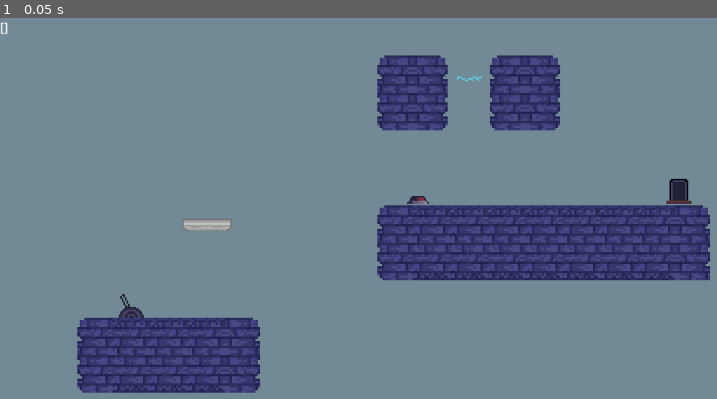
Above: before the commit, frame 1.
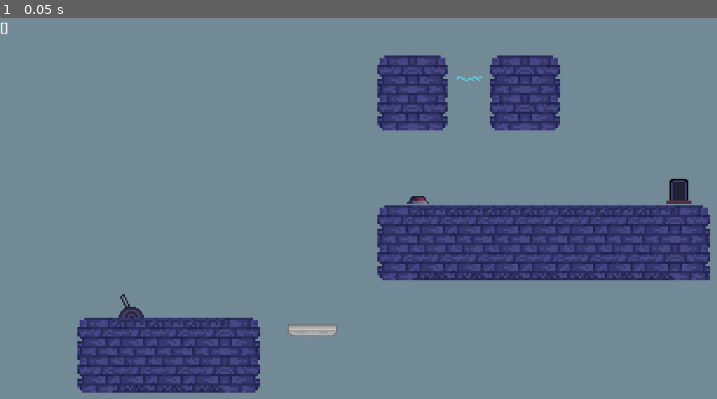
Above: after the commit, the same moment.

Repository: bsimovic93/CO-OP-2D-Project
Game: Godot game, scene res://scenes/main.tscn
The game is run twice, just before and just after one commit, with the same random seed, the same clock (stepped at 60 frames per second) and the same inputs.
Inputs:
- Up to frame 1 (0.05 s): no input

The runs differ from the first frame. In frame 1, 0.4% of the frame differs, in the area x 25-48%, y 52-84%.

Commit message:
Fix: implement dynamic platform move

Diff:
--- a/project.godot
+++ b/project.godot
@@ -38,6 +38,7 @@
 interact={
 "deadzone": 0.5,
 "events": [Object(InputEventKey,"resource_local_to_scene":false,"resource_name":"","device":-1,"window_id":0,"alt_pressed":false,"shift_pressed":false,"ctrl_pressed":false,"meta_pressed":false,"pressed":false,"keycode":0,"physical_keycode":69,"key_label":0,"unicode":101,"echo":false,"script":null)
+, Object(InputEventJoypadButton,"resource_local_to_scene":false,"resource_name":"","device":-1,"button_index":2,"pressure":0.0,"pressed":false,"script":null)
 ]
 }
 reset={
@@ -50,6 +51,12 @@
 "events": [Object(InputEventJoypadMotion,"resource_local_to_scene":false,"resource_name":"","device":-1,"axis":0,"axis_value":-1.0,"script":null)
 ]
 }
+action_jump={
+"deadzone": 0.5,
+"events": [Object(InputEventKey,"resource_local_to_scene":false,"resource_name":"","device":-1,"window_id":0,"alt_pressed":false,"shift_pressed":false,"ctrl_pressed":false,"meta_pressed":false,"pressed":false,"keycode":0,"physical_keycode":32,"key_label":0,"unicode":32,"echo":false,"script":null)
+, Object(InputEventJoypadButton,"resource_local_to_scene":false,"resource_name":"","device":-1,"button_index":0,"pressure":0.0,"pressed":false,"script":null)
+]
+}
 
 [rendering]
 
--- /dev/null
+++ b/scenes/moving_platform.gd
@@ -0,0 +1,31 @@
+extends AnimatableBody2D
+
+enum PlatformDirection  {LEFT, RIGHT, UP, DOWN}
+
+@export var platform_direction: PlatformDirection
+@export var travel_distance: int
+@onready var animation_player = $AnimationPlayer;
+
+# Called when the node enters the scene tree for the first time.
+func _ready():
+	var track = animation_player.get_animation('move_up').find_track('.:position', 0);
+	var end_position_x = global_position.x;
+	var end_position_y = global_position.y;
+	match platform_direction:
+		PlatformDirection.LEFT:
+			end_position_x -= travel_distance
+		PlatformDirection.RIGHT:
+			end_position_x += travel_distance
+		PlatformDirection.UP:
+			end_position_y -= travel_distance;
+		PlatformDirection.DOWN:
+			end_position_y += travel_distance;
+	animation_player.get_animation('move_up').track_set_key_value(track, 0, Vector2(global_position.x, global_position.y))
+	animation_player.get_animation('move_up').track_set_key_value(track, 1, Vector2(end_position_x, end_position_y))
+	print(track)
+	pass # Replace with function body.
+
+
+# Called every frame. 'delta' is the elapsed time since the previous frame.
+func _process(delta):
+	pass
--- a/scenes/moving_platform.tscn
+++ b/scenes/moving_platform.tscn
@@ -1,6 +1,7 @@
-[gd_scene load_steps=6 format=3 uid="uid://bdc2lgjopapjf"]
+[gd_scene load_steps=7 format=3 uid="uid://bdc2lgjopapjf"]
 
 [ext_resource type="Texture2D" uid="uid://qhco2or4igq6" path="res://sprites/Sprite-Plat.png" id="1_4pjiw"]
+[ext_resource type="Script" path="res://scenes/moving_platform.gd" id="1_ox7f2"]
 
 [sub_resource type="RectangleShape2D" id="RectangleShape2D_b45mj"]
 size = Vector2(64, 16)
@@ -34,6 +35,9 @@
 
 [node name="MovingPlatform" type="AnimatableBody2D"]
 position = Vector2(265, 265)
+script = ExtResource("1_ox7f2")
+platform_direction = 2
+travel_distance = 200
 
 [node name="Sprite2D" type="Sprite2D" parent="."]
 scale = Vector2(2, 2)
--- a/scenes/player.gd
+++ b/scenes/player.gd
@@ -21,13 +21,13 @@
 			velocity.y += gravity * delta
 
 		# Handle Jump.
-		if Input.is_action_just_pressed("ui_accept") and is_on_floor() and InteractionManager.can_move :
+		if Input.is_action_just_pressed("action_jump") and is_on_floor() and InteractionManager.can_move and InteractionManager.is_focused:
 			velocity.y = JUMP_VELOCITY
 
 		# Get the input direction and handle the movement/deceleration.
 		# As good practice, you should replace UI actions with custom gameplay actions.
 		var direction = Input.get_axis("ui_left", "ui_right")
-		if direction and InteractionManager.can_move:
+		if direction and InteractionManager.can_move and InteractionManager.is_focused:
 			velocity.x = direction * SPEED
 		else:
 			velocity.x = move_toward(velocity.x, 0, SPEED)
--- a/scenes/player.tscn
+++ b/scenes/player.tscn
@@ -4,7 +4,7 @@
 [ext_resource type="Texture2D" uid="uid://f6bvkgfyd53a" path="res://sprites/Sprite-0001.png" id="1_p4o1x"]
 
 [sub_resource type="RectangleShape2D" id="RectangleShape2D_nj16b"]
-size = Vector2(20, 30)
+size = Vector2(28, 45)
 
 [sub_resource type="SceneReplicationConfig" id="SceneReplicationConfig_r58fd"]
 properties/0/path = NodePath(".:position")
@@ -13,8 +13,8 @@
 properties/0/watch = false
 
 [sub_resource type="CapsuleShape2D" id="CapsuleShape2D_nsm6k"]
-radius = 8.0
-height = 38.0
+radius = 14.0
+height = 50.0
 
 [node name="Player" type="CharacterBody2D"]
 script = ExtResource("1_1i0h1")
@@ -22,12 +22,12 @@
 [node name="Area2D" type="Area2D" parent="."]
 
 [node name="CollisionShape2D" type="CollisionShape2D" parent="Area2D"]
-position = Vector2(0, 1)
+position = Vector2(0, 1.5)
 shape = SubResource("RectangleShape2D_nj16b")
 debug_color = Color(0.94902, 0.0470588, 0.556863, 0.419608)
 
 [node name="Sprite2D" type="Sprite2D" parent="."]
-scale = Vector2(2, 2)
+scale = Vector2(3, 3)
 texture = ExtResource("1_p4o1x")
 
 [node name="MultiplayerSynchronizer" type="MultiplayerSynchronizer" parent="."]
--- a/scenes/test_level.tscn
+++ b/scenes/test_level.tscn
@@ -66,6 +66,8 @@
 anchor_mode = 0
 
 [node name="MovingPlatform" parent="." instance=ExtResource("5_k176b")]
+position = Vector2(400, 400)
+travel_distance = 160
 
 [node name="Lever" parent="." node_paths=PackedStringArray("moving_platform") instance=ExtResource("3_vb48e")]
 position = Vector2(168, 368)
@@ -83,7 +85,7 @@
 [node name="SpawnPoints" type="Node2D" parent="."]
 
 [node name="0" type="Node2D" parent="SpawnPoints" groups=["PlayerSpawnPoint"]]
-position = Vector2(168, 232)
+position = Vector2(233, 368)
 
 [node name="1" type="Node2D" parent="SpawnPoints" groups=["PlayerSpawnPoint"]]
 position = Vector2(764, 222)
--- a/scripts/interactions.gd
+++ b/scripts/interactions.gd
@@ -3,6 +3,7 @@
 @export var interacting_items = {};
 
 @export var can_move: bool = true;
+@export var is_focused: bool = false;
 signal  interaction_happened(value);
 
 
@@ -67,3 +68,9 @@
 
 func handle_interaction(interaction):
 	do_interaction.rpc(interaction)
+
+func _notification(what):
+	if what == MainLoop.NOTIFICATION_APPLICATION_FOCUS_IN:
+		is_focused = true
+	elif what == MainLoop.NOTIFICATION_APPLICATION_FOCUS_OUT:
+		is_focused = false
--- a/scripts/multiplayer_controller.gd
+++ b/scripts/multiplayer_controller.gd
@@ -75,10 +75,3 @@
 func _on_start_pressed():
 	start_level.rpc()
 	pass # Replace with function body.
-
-
-func _notification(what):
-	if what == MainLoop.NOTIFICATION_APPLICATION_FOCUS_IN:
-		print("focus in")
-	elif what == MainLoop.NOTIFICATION_APPLICATION_FOCUS_OUT:
-		print("focus out")
Not shown, added: scripts/TODO.txt
